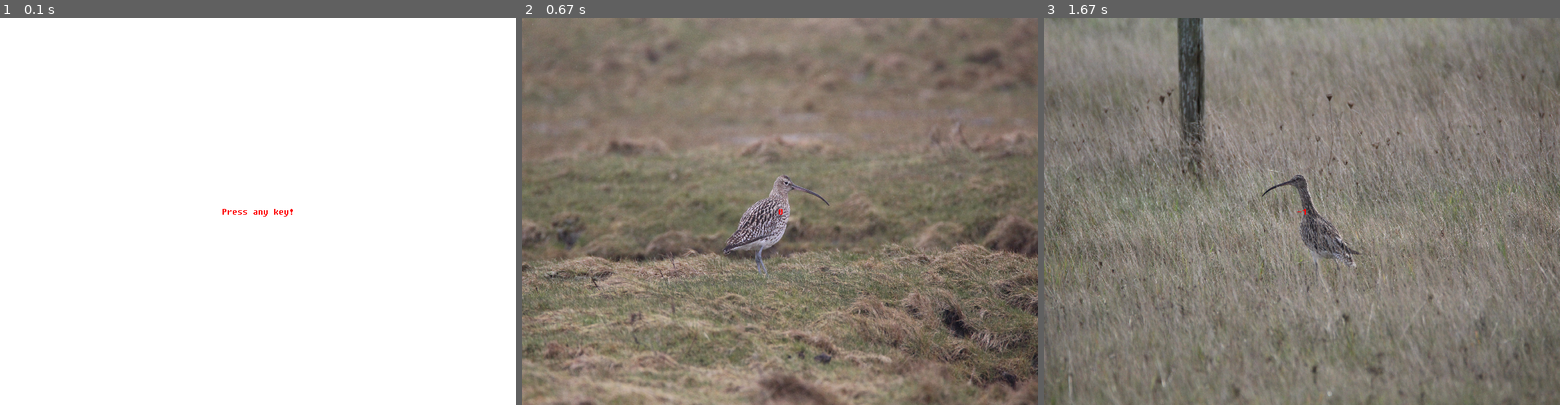
Above: before the commit, frames 1-3 (left to right).
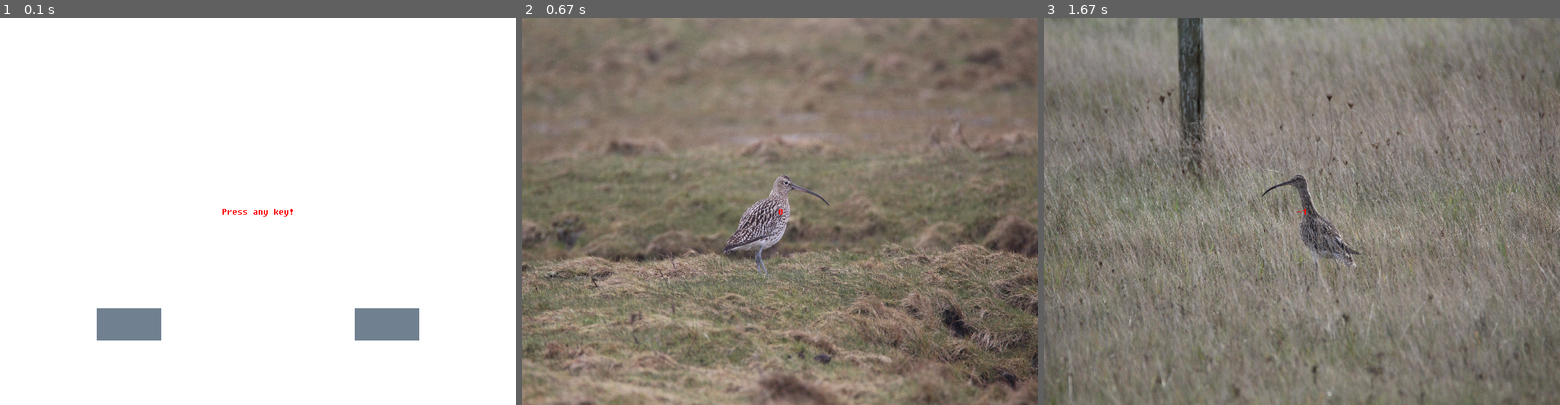
Above: after the commit, the same moments.

Repository: MusicMemory/Ornithology
Game: pygame game, started from ornithology.py
The game is run twice, just before and just after one commit, with the same random seed, the same clock (stepped at 60 frames per second) and the same inputs.
Inputs:
- Up to frame 1 (0.1 s): no input
- Up to frame 2 (0.67 s): hold Right from 0.33 s (still down)
- Up to frame 3 (1.67 s): release Right at 0.8 s; hold Up 1.12-1.42 s; tap Enter at 1.45 s

The runs differ from the first frame. In frame 1, 2.1% of the frame differs, in the area x 18-82%, y 75-84%; in frame 2, nothing differs; in frame 3, nothing differs.

Commit message:
button mechanik test

Diff:
--- a/ornithology.py
+++ b/ornithology.py
@@ -12,6 +12,7 @@
 red = (255,0,0)
 black = (0,0,0)
 skyblue = (112,128,144)
+bright_skyblue = (130,140,200)
 #textinput
 textinput = pygame_textinput.TextInput()
 textinput.set_text_color(white)
@@ -64,6 +65,12 @@
                 filenames.append(row[0])
     return filenames
 
+def draw_button(m,bx,by,bw,bh,c1,c2):
+    if bx + bw > m[0] > bx and by + bh > m[1] > by:
+        pygame.draw.rect(screen,c1,(bx,by,bw,bh))
+    else:
+        pygame.draw.rect(screen,c2,(bx,by,bw,bh))
+
 def menu_loop():
     menuExit = False
     while not menuExit:
@@ -74,10 +81,17 @@
                 quit()
             if event.type == pygame.KEYDOWN:
                 menuExit = True
+
         screen.fill(white)
+        #hier soll ein button entstehen
+        mouse = pygame.mouse.get_pos()
+        #print(mouse_pos)
+        draw_button(mouse,150,450,100,50,bright_skyblue,skyblue)
+        draw_button(mouse,550,450,100,50,bright_skyblue,skyblue)
+
         print_text("Press any key!")
         pygame.display.update()
-        clock.tick(30)
+        clock.tick(15)
 
 def game_loop():
     #neues Spiel
